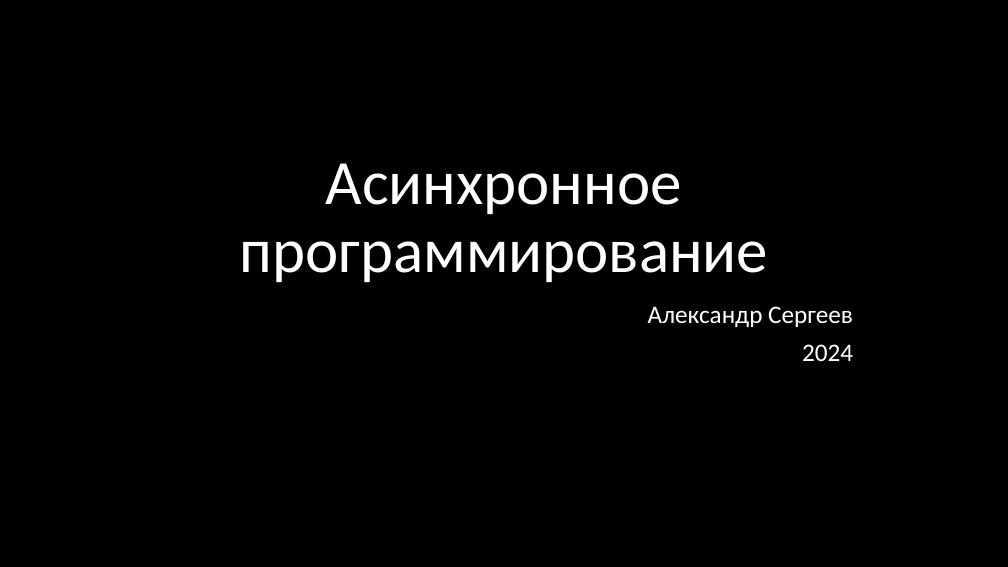
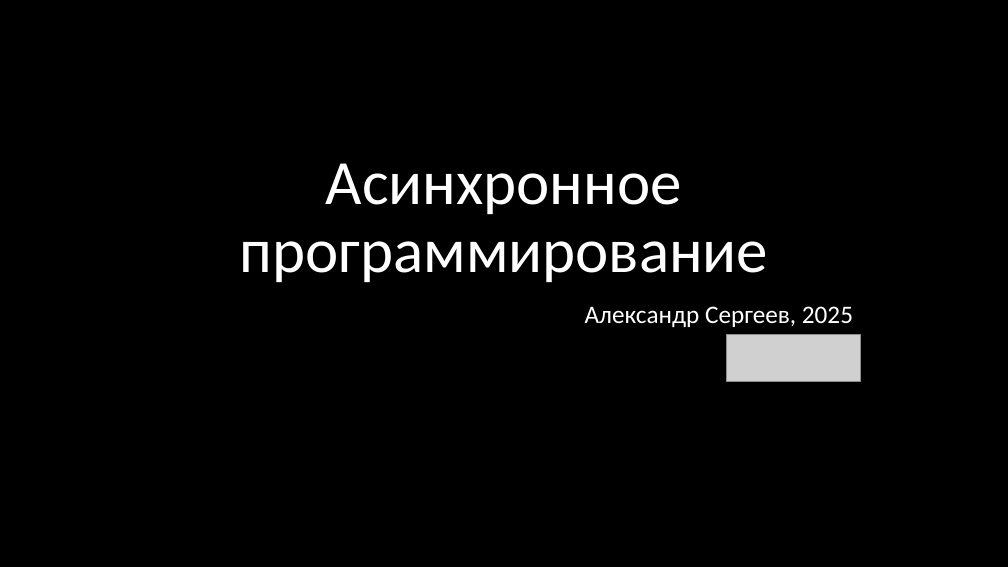
Before and after one commit to Gordon01/learn-rust, a slide deck: slide 155 of keynotes/Rust 2024.pptx (slide 152 before the commit). Drawn at 1008x567 pixels with LibreOffice and Linux fonts; fonts in the diff are those of the drawing; grey boxes stand for pictures. Boxes give left, top, right and bottom in pixels: in the first picture for what was removed or moved away, otherwise in the second. Text is boxed around its words. In the diff, an @@ line names an element or a change of style, - is before the commit and + after.

```diff
--- a/keynotes/Rust 2024.pptx
+++ b/keynotes/Rust 2024.pptx
@@ subtitle at <box>585,306,853,327</box>: text changed @@
-Александр Сергеев
-2024
+Александр Сергеев, 2025
@@ picture added at <box>727,335,861,382</box> @@
```
Also in this commit, not shown: 9 other slides changed, 5 slides added.
